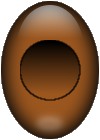
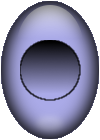
Before/after of a 100x140 layered artwork. What changed in the layer stack:
added layer "Background copy" above "Background" over [1, 1, 99, 139]
